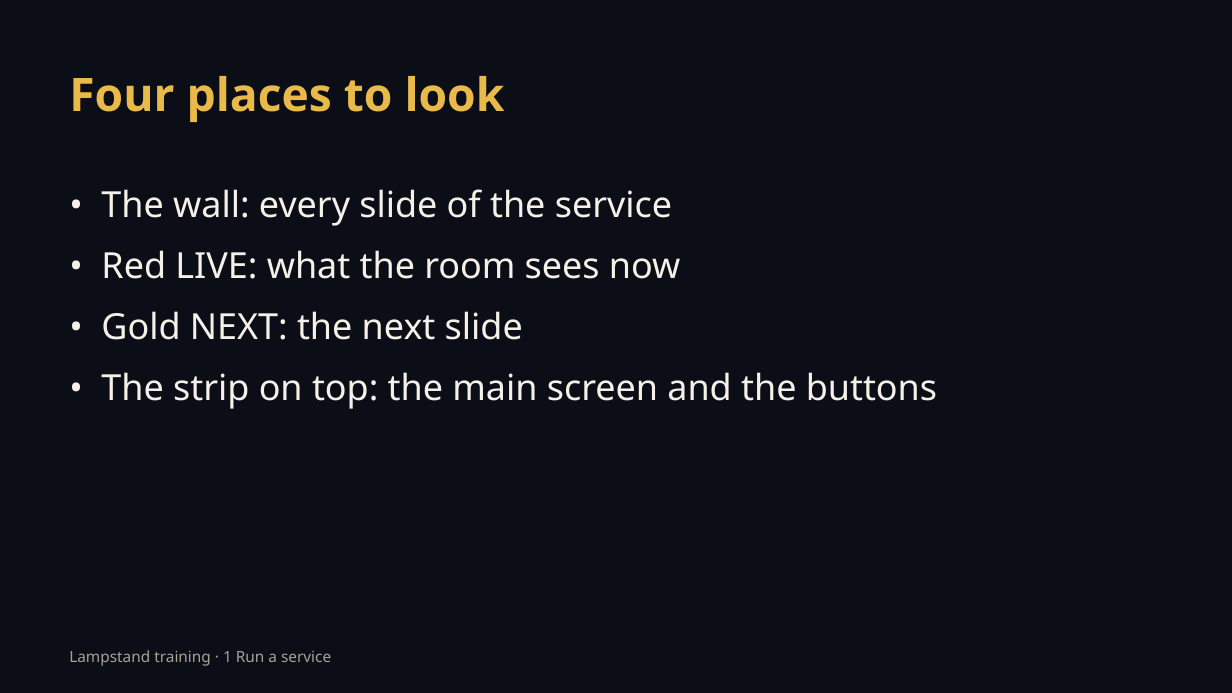
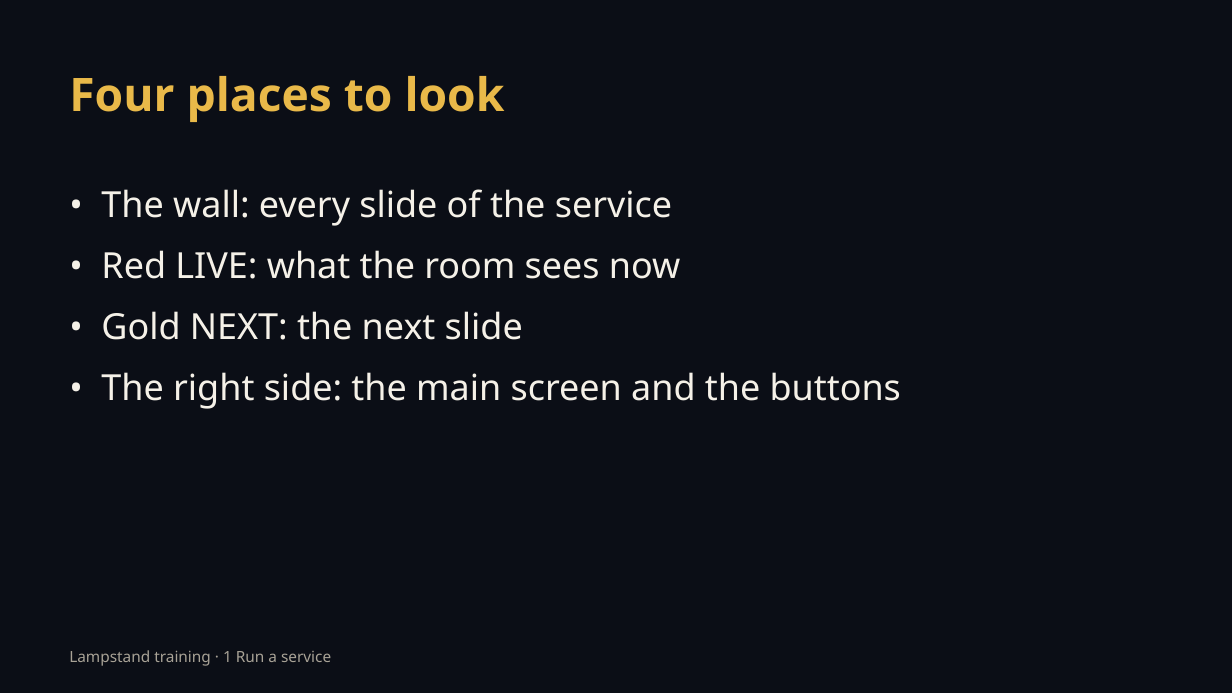
Before and after one commit to incrhst/lampstand, a slide deck: slide 2 of training/decks/t1-present-screen.pptx. Drawn at 1232x693 pixels with LibreOffice and Linux fonts; fonts in the diff are those of the drawing. Boxes give left, top, right and bottom in pixels: in the first picture for what was removed or moved away, otherwise in the second. Text is boxed around its words. In the diff, an @@ line names an element or a change of style, - is before the commit and + after.

```diff
--- a/training/decks/t1-present-screen.pptx
+++ b/training/decks/t1-present-screen.pptx
@@ text at (101,372,901,409): text changed @@
-• The strip on top: the main screen and the buttons
+• The right side: the main screen and the buttons
```
Also in this commit, not shown: 13 other files.
